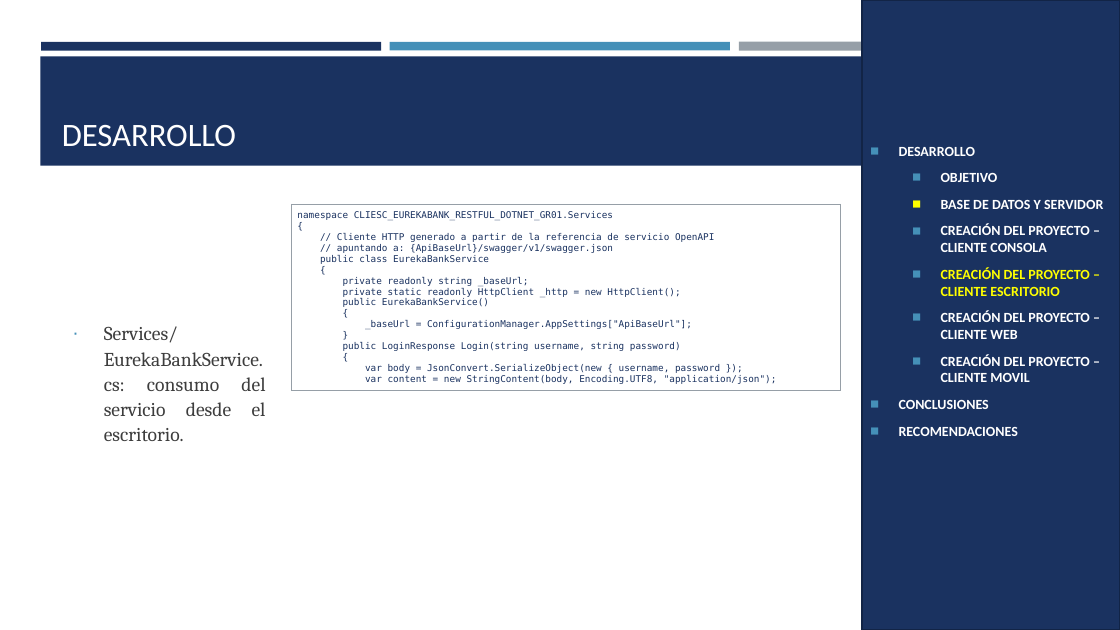
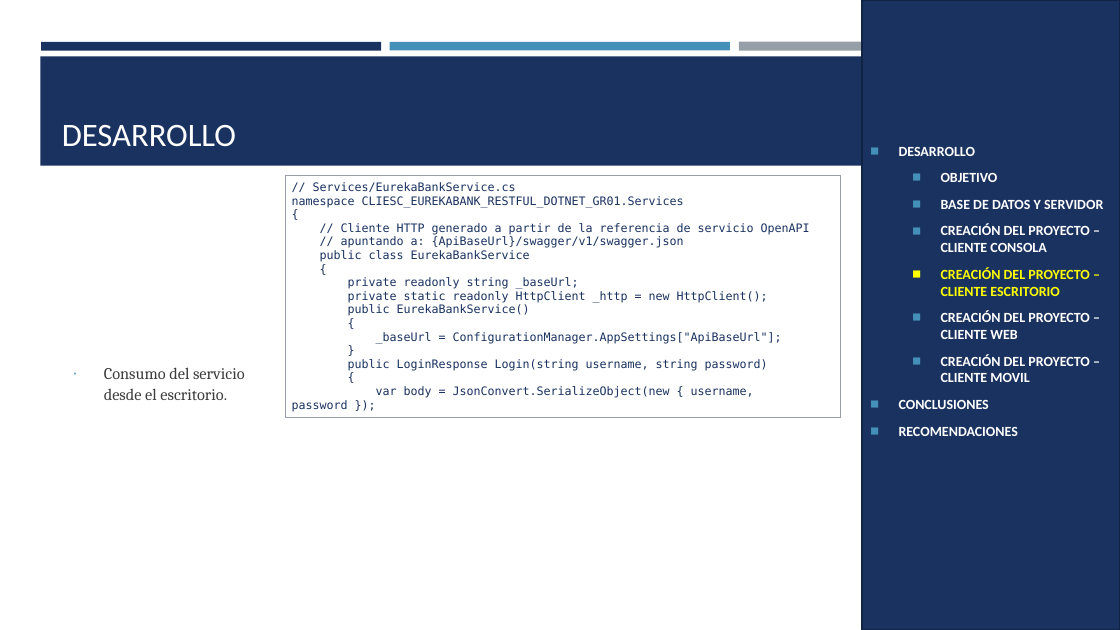
Before and after one commit to MATEOCAIZA/TG.1.4.-PAO202651_EUREKA_BDD_LOCAL_RESTFUL_DOTNET_NRC36884_GR06, a slide deck: slide 14 of 05. DOCUMENTACION/PRESENTACION TG.1.4. EUREKABANK RESTFUL con BDD LOCAL en .NET GR06.pptx. Drawn at 1120x630 pixels with LibreOffice and Linux fonts; fonts in the diff are those of the drawing. Boxes give left, top, right and bottom in pixels: in the first picture for what was removed or moved away, otherwise in the second. Text is boxed around its words. In the diff, an @@ line names an element or a change of style, - is before the commit and + after.

```diff
--- a/05. DOCUMENTACION/PRESENTACION TG.1.4. EUREKABANK RESTFUL con BDD LOCAL en .NET GR06.pptx
+++ b/05. DOCUMENTACION/PRESENTACION TG.1.4. EUREKABANK RESTFUL con BDD LOCAL en .NET GR06.pptx
@@ table at (286, 175, 840, 416) @@
@@ row 1, column 1: "namespace CLIESC_EUREKABANK_RESTFUL_DOTNET_GR01.Services / { / // Cliente HTTP generado a partir de la referencia de servicio OpenAPI / // apuntando a: {ApiBaseUrl}/swagger/v1/swagger.json / public class EurekaBankService / { / private readonly string _baseUrl; / private static readonly HttpClient _http = new HttpClient(); / public EurekaBankService() / { / _baseUrl = ConfigurationManager.AppSettings["ApiBaseUrl"]; / } / public LoginResponse Login(string username, string password) / { / var body = JsonConvert.SerializeObject(new { username, password }); / var content = new StringContent(body, Encoding.UTF8, "application/json");" to "// Services/EurekaBankService.cs / namespace CLIESC_EUREKABANK_RESTFUL_DOTNET_GR01.Services / { / // Cliente HTTP generado a partir de la referencia de servicio OpenAPI / // apuntando a: {ApiBaseUrl}/swagger/v1/swagger.json / public class EurekaBankService / { / private readonly string _baseUrl; / private static readonly HttpClient _http = new HttpClient(); / public EurekaBankService() / { / _baseUrl = ConfigurationManager.AppSettings["ApiBaseUrl"]; / } / public LoginResponse Login(string username, string password) / { / var body = JsonConvert.SerializeObject(new { username, password });" @@
@@ table: place and size @@
-table at (292, 204, 840, 391)
+table at (286, 175, 840, 416)
@@ text at (104, 367, 245, 400): text changed; size 16.8 to 14 pt @@
-∙ Services/EurekaBankService.cs: consumo del servicio desde el escritorio.
+∙ Consumo del servicio desde el escritorio.
```
Also in this commit, not shown: 21 other slides changed, 3 other files.
